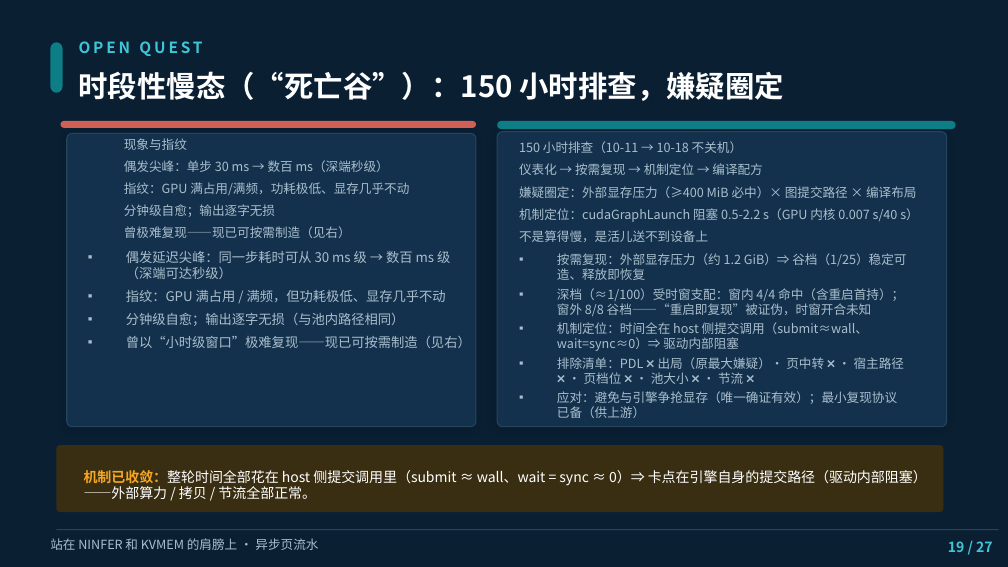
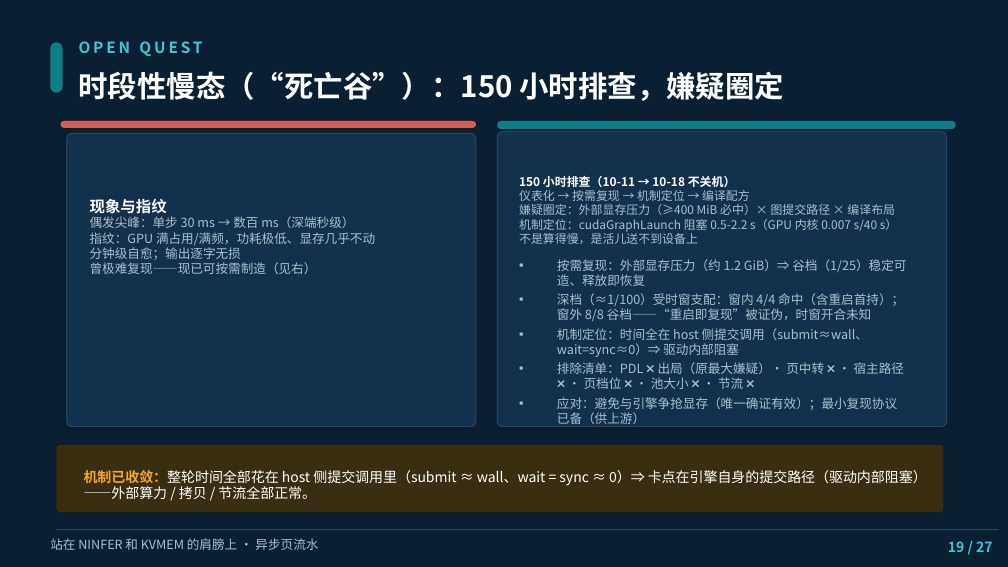
Before and after one commit to paicat1/Ninfer-KVMem-Async, a slide deck: slide 19 of docs/异步页流水-技术说明.pptx. Drawn at 1008x567 pixels with LibreOffice and Linux fonts; fonts in the diff are those of the drawing. Boxes give left, top, right and bottom in pixels: in the first picture for what was removed or moved away, otherwise in the second. Text is boxed around its words. In the diff, an @@ line names an element or a change of style, - is before the commit and + after.

```diff
--- a/docs/异步页流水-技术说明.pptx
+++ b/docs/异步页流水-技术说明.pptx
@@ text at (519, 176, 898, 244): text changed; size 9 to 8.5 pt @@
-150 小时排查（10-11 → 10-18 不关机）
-仪表化 → 按需复现 → 机制定位 → 编译配方
-嫌疑圈定：外部显存压力（≥400 MiB 必中）× 图提交路径 × 编译布局
-机制定位：cudaGraphLaunch 阻塞 0.5-2.2 s（GPU 内核 0.007 s/40 s）
-不是算得慢，是活儿送不到设备上
+150 小时排查（10-11 → 10-18 不关机） 仪表化 → 按需复现 → 机制定位 → 编译配方 嫌疑圈定：外部显存压力（≥400 MiB 必中）× 图提交路径 × 编译布局 机制定位：cudaGraphLaunch 阻塞 0.5-2.2 s（GPU 内核 0.007 s/40 s） 不是算得慢，是活儿送不到设备上
@@ text at (90, 199, 375, 274): text changed @@
-现象与指纹
-偶发尖峰：单步 30 ms → 数百 ms（深端秒级）
-指纹：GPU 满占用/满频，功耗极低、显存几乎不动
-分钟级自愈；输出逐字无损
-曾极难复现——现已可按需制造（见右）
+现象与指纹 偶发尖峰：单步 30 ms → 数百 ms（深端秒级） 指纹：GPU 满占用/满频，功耗极低、显存几乎不动 分钟级自愈；输出逐字无损 曾极难复现——现已可按需制造（见右）
@@ text removed at (126, 251, 471, 348) @@
-▪ 偶发延迟尖峰：同一步耗时可从 30 ms 级 → 数百 ms 级（深端可达秒级）
-▪ 指纹：GPU 满占用 / 满频，但功耗极低、显存几乎不动
-▪ 分钟级自愈；输出逐字无损（与池内路径相同）
-▪ 曾以“小时级窗口”极难复现——现已可按需制造（见右）
@@ text "按需复现：外部显存压力（约 1.2 GiB）⇒ 谷档（1/25）稳定可造、释放即恢复": place and size @@
-text "按需复现：外部显存压力（约 1.2 GiB）⇒ 谷档（1/25）稳定可造、释放即恢复" at (557, 253, 906, 418)
+text "按需复现：外部显存压力（约 1.2 GiB）⇒ 谷档（1/25）稳定可造、释放即恢复" at (557, 259, 906, 424)
```
Also in this commit, not shown: 11 other slides changed, 2 other files.
